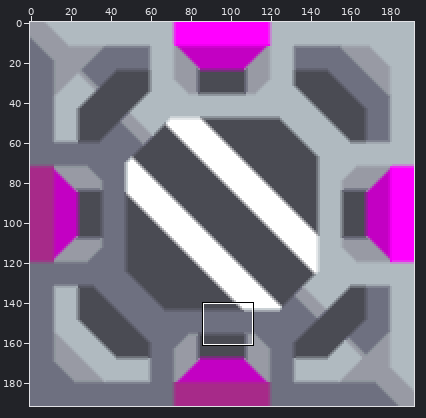
Edited in one commit: sprite sheet (sprites/glithiumg.png). Above, an overview of the earlier version with the close-up marked.
Close-up. Before:
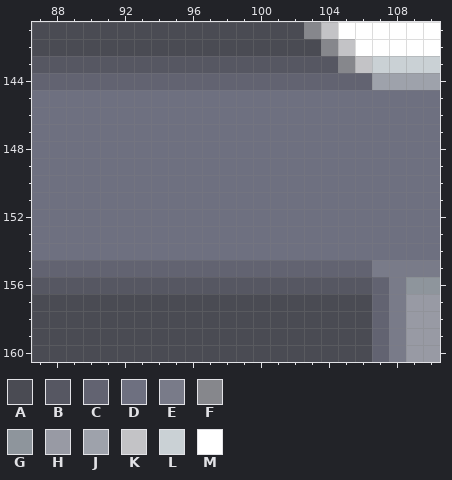
The file is 192x192 pixels. Colours within 5 levels of each other are drawn and written as one. Shown: x 87..110, y 141..160. The commit also changed other parts of the picture, which this record leaves out.
Palette (. is transparent): A #4a4b53  B #565762  C #626371  D #6e7080  E #797b89  F #86878c  G #8e959c  H #989aa4  J #9ea2ab  K #c3c3c6  L #cad1d5  M #ffffff
Pixels before, first column x 87:
141 AAAAAAAAAAAAAAAAFKMMMMMM
142 AAAAAAAAAAAAAAAAAFKMMMMM
143 BBBBBBBBBBBBBBBBBBFKLLLL
144 CCCCCCCCCCCCCCCCCCCCJJJJ
145 DDDDDDDDDDDDDDDDDDDDDDDD
146 DDDDDDDDDDDDDDDDDDDDDDDD
147 DDDDDDDDDDDDDDDDDDDDDDDD
148 DDDDDDDDDDDDDDDDDDDDDDDD
149 DDDDDDDDDDDDDDDDDDDDDDDD
150 DDDDDDDDDDDDDDDDDDDDDDDD
151 DDDDDDDDDDDDDDDDDDDDDDDD
152 DDDDDDDDDDDDDDDDDDDDDDDD
153 DDDDDDDDDDDDDDDDDDDDDDDD
154 DDDDDDDDDDDDDDDDDDDDDDDD
155 CCCCCCCCCCCCCCCCCCCCEEEE
156 BBBBBBBBBBBBBBBBBBBBCEGG
157 AAAAAAAAAAAAAAAAAAAACEHH
158 AAAAAAAAAAAAAAAAAAAACEHH
159 AAAAAAAAAAAAAAAAAAAACEHH
160 AAAAAAAAAAAAAAAAAAAACEHH
And afterwards:
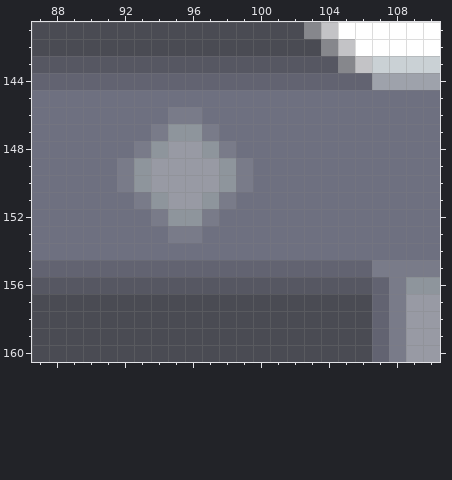
Edits made:
y 146: x 95..96 DD -> EE
y 147: x 94..97 DDDD -> EGGE
y 148: x 93..98 DDDDDD -> EGHHGE
y 149..150: x 92..99 DDDDDDDD -> EGHHHHGE
y 151: x 93..98 DDDDDD -> EGHHGE
y 152: x 94..97 DDDD -> EGGE
y 153: x 95..96 DD -> EE
